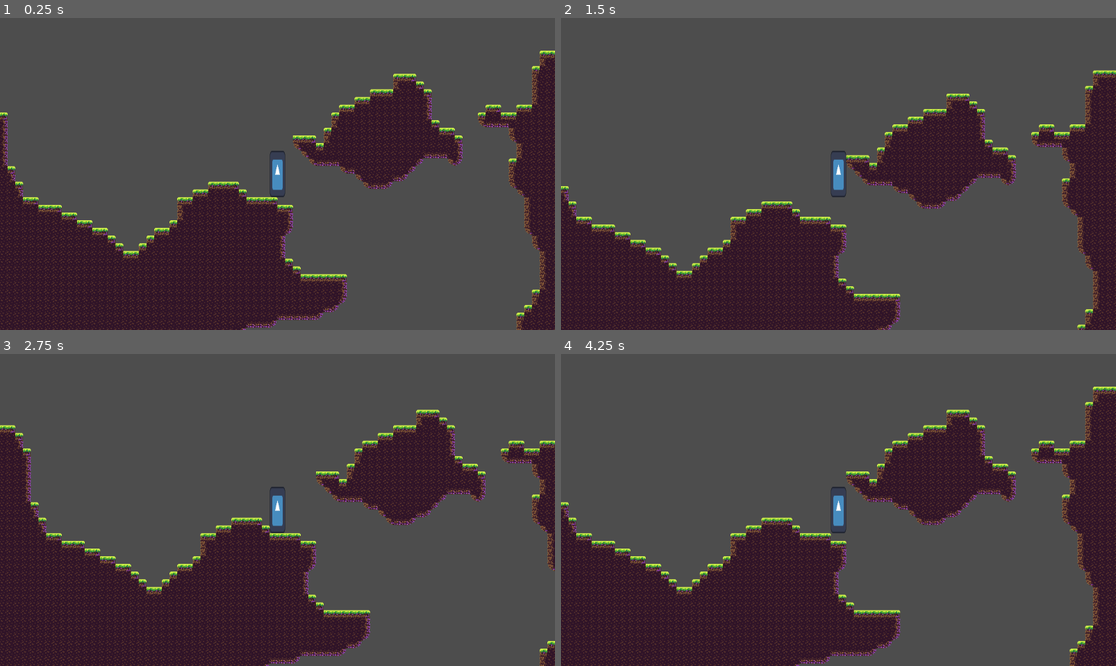
Above: before the commit, frames 1-4 (two rows, left to right).
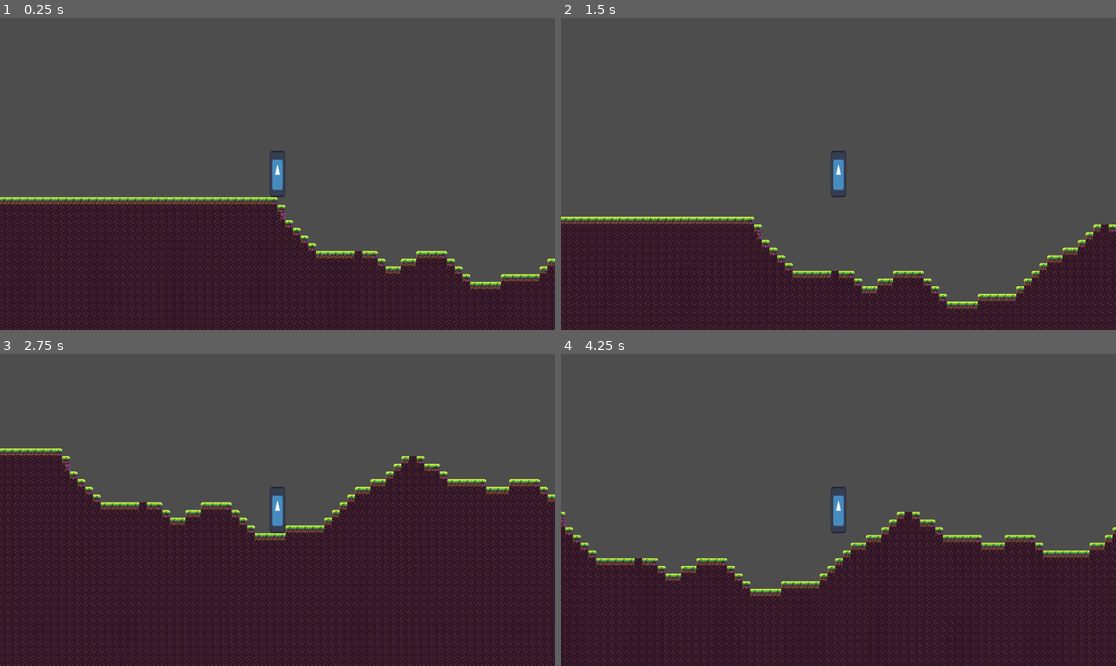
Above: after the commit, the same moments.

Repository: EamonnER/TerraWorlds
Game: Godot game, scene res://game.tscn
Same seed, same stepped clock (60 frames per second), same inputs: the game is played once before the commit and once after it. The engine's default icon, where the game draws it, is replaced by a stand-in: a white triangle on a blue panel in a dark square.
Inputs:
- Up to frame 1 (0.25 s): no input
- Up to frame 2 (1.5 s): tap Enter at 0.5 s; hold D (game_right) from 0.53 s (still down); tap Space (game_jump) at 0.77 s
- Up to frame 3 (2.75 s): tap Space (game_jump) at 1.52 s; release D (game_right) at 2.03 s; hold A (game_left) from 2.03 s (still down)
- Up to frame 4 (4.25 s): release A (game_left) at 2.78 s; hold D (game_right) from 2.78 s (still down); tap Space (game_jump) at 3.02, 3.77 s

The runs differ from the first frame. In frame 1, 24% of the frame differs, in the area x 0-100%, y 10-100%; in frame 2, 24%; in frame 3, 36%; in frame 4, 37%.

Commit message:
Added basic heightmap generation

Diff:
--- a/scripts/world.gd
+++ b/scripts/world.gd
@@ -3,15 +3,11 @@
 
 @onready var foreground: TileMapLayer = $Foreground
 
-const WORLD_SIZE: int = 300  # Total width / height of world (should be even)
+const WORLD_SIZE: int = 600  # Total width / height of world (should be even)
 const MAP_SIZE: int = WORLD_SIZE * 3  # Total width / height of playable / explorable area
 
 func generate_new_world():
 	foreground.clear()
-
-	var noise = FastNoiseLite.new()
-	noise.seed = randi()
-	noise.noise_type = FastNoiseLite.TYPE_SIMPLEX
 
 	const HALF_WORLD = WORLD_SIZE / 2
 	var tile_positions = Dictionary()
@@ -21,10 +17,25 @@
 		for y in range(-HALF_WORLD, HALF_WORLD):
 			tile_positions[Vector2i(x, y)] = null
 
+	# Apply heightmap using radial distance
+	var noise = FastNoiseLite.new()
+	noise.seed = randi()
+	noise.noise_type = FastNoiseLite.TYPE_PERLIN
+	const MAX_DEPTH = HALF_WORLD/4
+	for x in range(WORLD_SIZE):
+		var noise_value = abs(noise.get_noise_2d(x, 0))
+		var depth = int(noise_value * MAX_DEPTH)
+		print(depth)
+		for y in range(depth):
+			tile_positions.erase(Vector2i(x, -HALF_WORLD+y))
+
 	# Remove tiles for cave systems
-	for position in tile_positions.keys():
-		if noise.get_noise_2d(position.x, position.y) > 0.2:
-			tile_positions.erase(position)
+	noise = FastNoiseLite.new()
+	noise.seed = randi()
+	noise.noise_type = FastNoiseLite.TYPE_SIMPLEX
+	#for position in tile_positions.keys():
+		#if noise.get_noise_2d(position.x, position.y) > 0.2:
+			#tile_positions.erase(position)
 
 	foreground.set_cells_terrain_connect(tile_positions.keys(), 0, 0)
 
